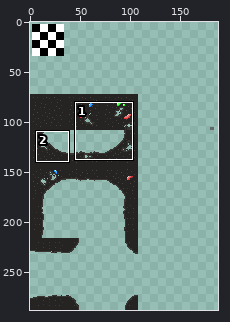
Edited in one commit: sprite sheet (CasaDesDiamantes/tilesets/caveBackgroundTiles/output_tileset.png). Above, an overview of the earlier version with the close-up marked.
Close-up. Earlier state:
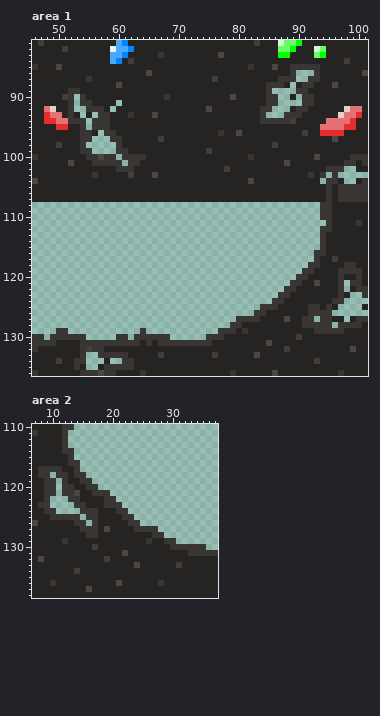
The file is 288x288 pixels. Colours within 5 levels of each other are drawn and written as one. Shown: area 1: x 46..101, y 81..136; area 2: x 7..37, y 110..138. The wide view leaves out empty margins. The commit also changed other parts of the picture, which this record leaves out.
The result:
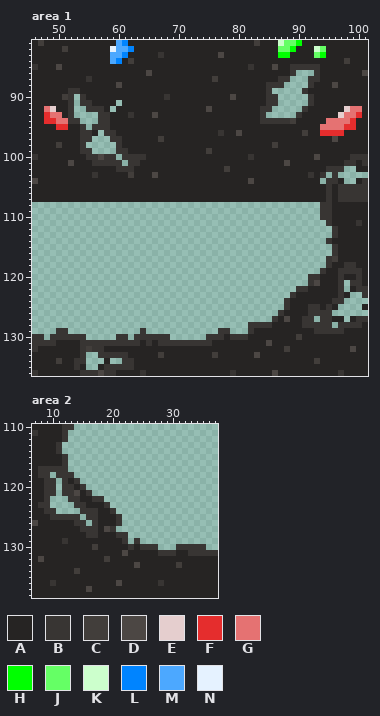
Palette (. is transparent): A #262423  B #383533  C #423e3b  D #4c4744  E #e5cece  F #e52d2d  G #e57272  H #00ff00  J #65ff65  K #ccffcc  L #0084ff  M #4ca8ff  N #e5f2ff
What changed:
Area 1:
y 87: x 89 B -> .
y 88: x 88 A -> .; x 90..91 AB -> ..
y 89: x 90 B -> .
y 90: x 89 A -> .; x 91 B -> .
y 91: x 91 B -> .
y 92: x 89..90 AB -> ..
y 93: x 53 A -> .; x 55 A -> .; x 88..89 BB -> ..
y 94: x 54 B -> .; x 56 B -> .
y 112: x 94..96 BBA -> ..B
y 113: x 94..96 BAA -> ..B
y 114: x 94..95 BA -> .B
y 115: x 94..96 BAA -> ..B
y 116: x 93..96 BBAA -> ...B
y 117: x 93..95 BAA -> ..B
y 118: x 92..95 BBAA -> ...B
y 119: x 91..94 BBAA -> ...B
y 120: x 90..93 BBAA -> ..BB
y 121: x 89..92 BBAA -> ...B
y 122: x 88..91 BBAA -> ..BB
y 123: x 87..89 BBA -> ..B
y 124: x 86..88 BBA -> ..B
y 125: x 84..88 BBBAA -> ....B
y 126: x 83..87 BBAAA -> ....B
y 127: x 80..86 BBBBAAA -> ......B
y 128: x 79..85 BBAAAAA -> ...BBBB
y 129: x 79..82 BABA -> ...B
y 130: x 79..81 AAA -> BBB
Area 2:
y 113: x 11..12 AB -> B.
y 114: x 11..13 ABB -> B..
y 115: x 12..13 AB -> B.
y 116: x 12..14 ABB -> B..
y 117: x 12..14 AAB -> B..
y 118: x 13..15 ABB -> B..
y 119: x 14..16 ABB -> B..
y 120: x 15..17 ABB -> B..
y 121: x 16..19 ABBB -> B...
y 122: x 17..20 AABB -> BB..
y 123: x 20..21 BB -> ..
y 124: x 20..22 ABB -> B..
y 125: x 21..23 ABB -> B..
y 126: x 21..24 AABB -> B...
y 127: x 20..27 AAAABBBB -> B.......
y 128: x 21..28 AAAAAABB -> BB......
y 129: x 22..30 AAAABAABB -> B.B......
y 130: x 23 A -> B; x 25..30 AAAAAB -> BBB...
y 131: x 28..30 AAA -> BBB
